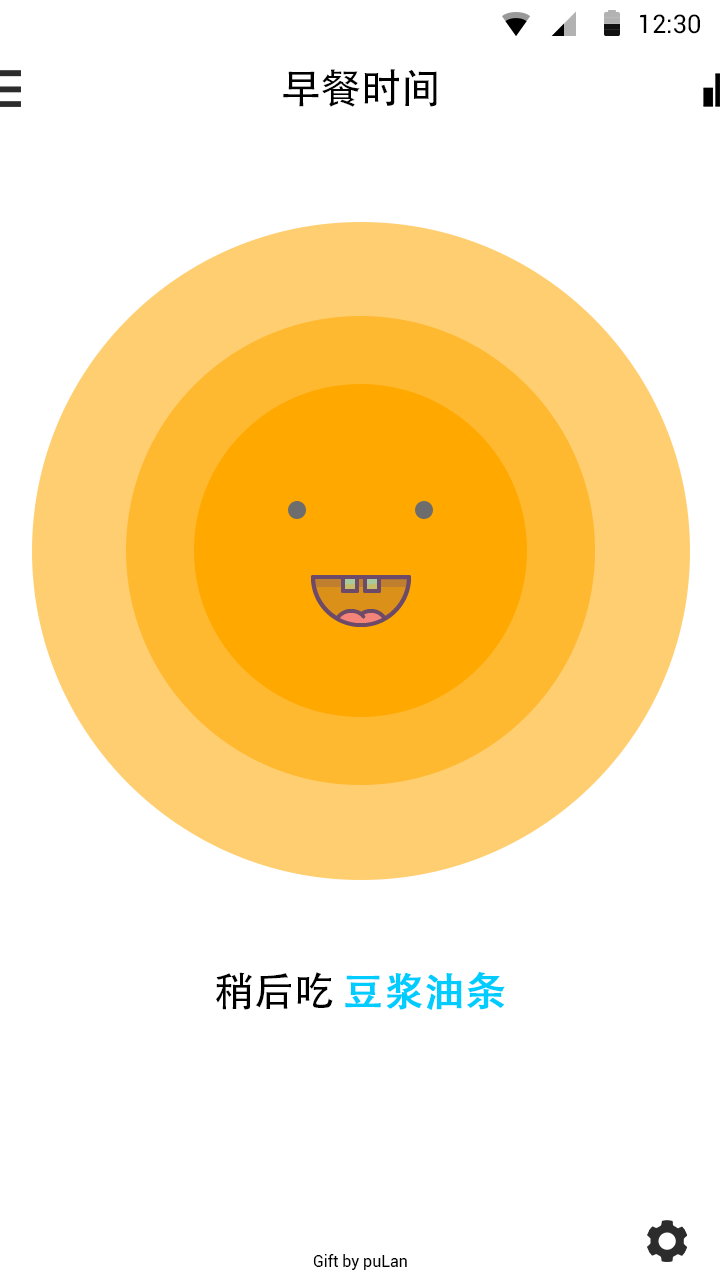
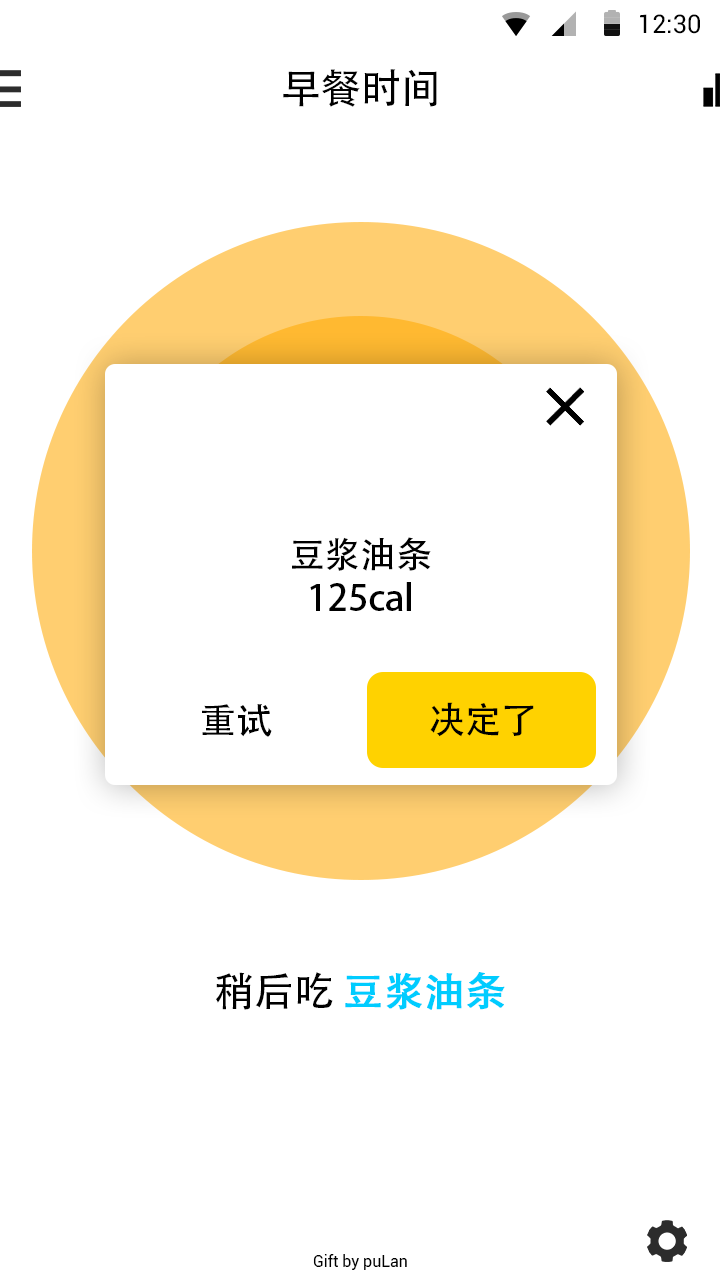
Before/after of a 720×1280 layered artwork. What changed in the layer stack:
added group "dialog" with 7 layers above "早餐" over [105,364,617,785]
added layer "重试" in group "dialog" over [202,704,272,737]
added layer "决定了" in group "dialog" over [430,702,534,737]
added layer "豆浆油条 125cal" in group "dialog" over [292,537,431,611]
added layer "+" in group "dialog" over [546,387,584,426]
added layer "矩形 1 拷贝" in group "dialog" over [367,672,596,768]
added layer "圆角矩形 1" in group "dialog" over [105,364,617,785]
